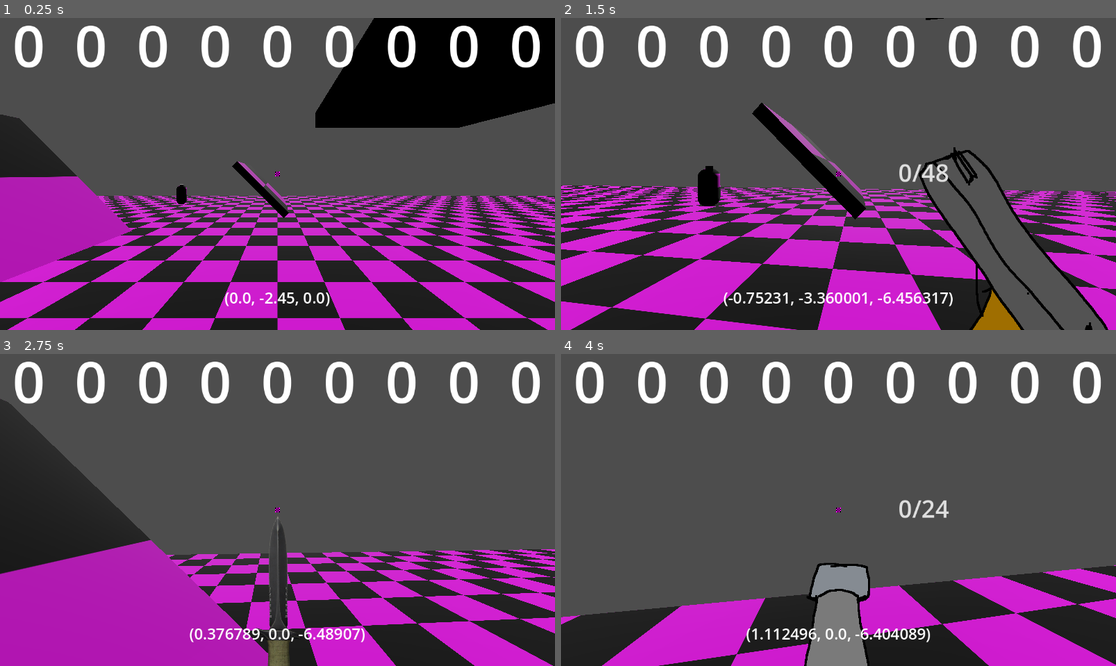
Above: before the commit, frames 1-4 (two rows, left to right).
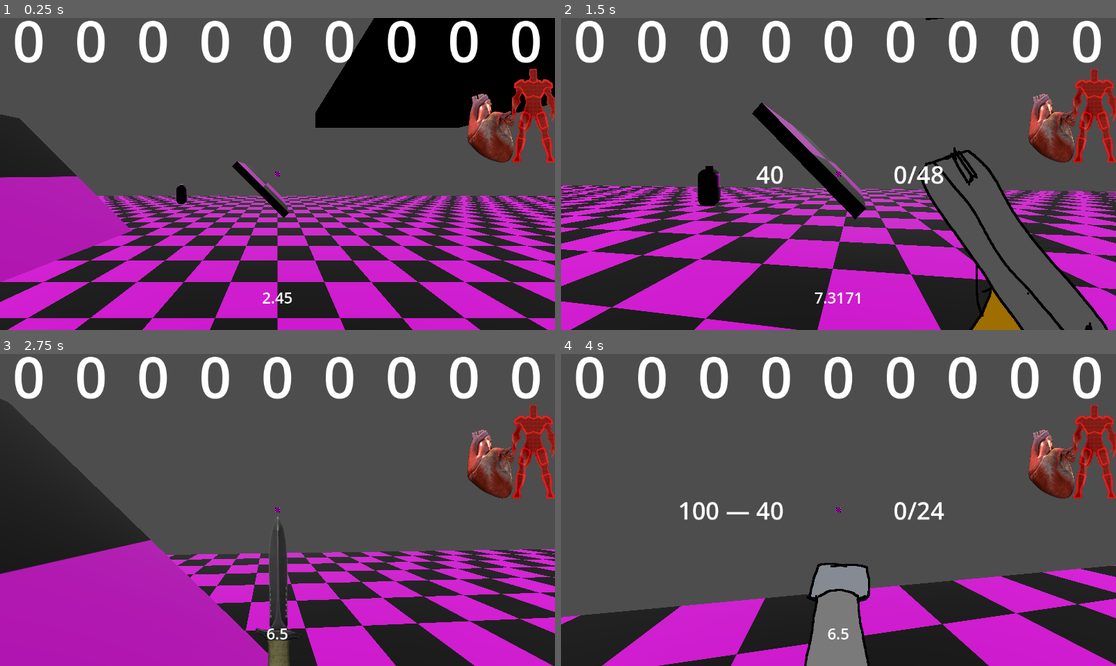
Above: after the commit, the same moments.

Repository: SPSE-Zochova-2627-4c/Henyig_Bilions
Game: Godot game, scene res://scenes/map_1.tscn
The game is run twice, just before and just after one commit, with the same random seed, the same clock (stepped at 60 frames per second) and the same inputs.
Inputs (mouse positions are in pixels of both pictures, inside the frame that each line leads up to):
- Up to frame 1 (0.25 s): no input
- Up to frame 2 (1.5 s): move the mouse to (866, 174) at 0.52 s; hold 1 (1) 0.53-1.28 s; hold W (forward) from 0.53 s (still down); tap Space (jump) at 0.77 s; tap 2 (2) at 0.8, 1.35 s; move the mouse to (810, 174) at 1.27 s
- Up to frame 3 (2.75 s): keep holding W (forward); tap Space (jump) at 1.52 s; tap 3 (3) at 1.55 s; move the mouse to (288, 503) at 2.02 s; hold 3 (3) from 2.03 s (still down); tap 1 (1) at 2.3 s
- Up to frame 4 (4 s): keep holding W (forward); move the mouse to (832, 516) at 2.77 s; release 3 (3) at 2.78 s; tap 1 (1) at 2.85 s; tap Space (jump) at 3.02, 3.77 s; tap 2 (2) at 3.05 s; move the mouse to (877, 513) at 3.52 s; hold 2 (2) from 3.53 s (still down); tap 3 (3) at 3.8 s

The runs differ from the first frame. In frame 1, 5.5% of the frame differs, in the area x 2-100%, y 0-93%; in frame 2, 6.3%; in frame 3, 5.7%; in frame 4, 6.5%.

Commit message:
fixxed

Diff:
--- a/scenes/enemies/walker.tscn
+++ b/scenes/enemies/rocketeer.tscn
@@ -1,14 +1,14 @@
 [gd_scene format=3 uid="uid://cs7jpjbh4e1gh"]
 
-[ext_resource type="Script" uid="uid://bo34frlqdtto6" path="res://scripts/enemies/walker.gd" id="1_gl10n"]
-[ext_resource type="Texture2D" uid="uid://cwld5lao4a1ym" path="res://art/texture1.png" id="2_rdvt3"]
-[ext_resource type="PackedScene" uid="uid://ka66m5d4whxi" path="res://scenes/enemies/rpg_spawn_point.tscn" id="3_67ber"]
+[ext_resource type="Script" uid="uid://bo34frlqdtto6" path="res://scripts/enemies/rocketeer.gd" id="1_76d5w"]
+[ext_resource type="Texture2D" uid="uid://cwld5lao4a1ym" path="res://art/texture1.png" id="2_ft0tu"]
+[ext_resource type="PackedScene" uid="uid://ka66m5d4whxi" path="res://scenes/enemies/rpg_spawn_point.tscn" id="3_sms6f"]
 
 [sub_resource type="CapsuleShape3D" id="CapsuleShape3D_a0lpg"]
 height = 2.2
 
 [sub_resource type="StandardMaterial3D" id="StandardMaterial3D_bgxja"]
-albedo_texture = ExtResource("2_rdvt3")
+albedo_texture = ExtResource("2_ft0tu")
 
 [sub_resource type="CapsuleMesh" id="CapsuleMesh_irn3l"]
 height = 2.2
@@ -16,10 +16,10 @@
 [sub_resource type="BoxMesh" id="BoxMesh_2jm2j"]
 size = Vector3(0.3, 0.3, 0.3)
 
-[node name="Walker" type="CharacterBody3D" unique_id=414510723]
-collision_layer = 3
-collision_mask = 3
-script = ExtResource("1_gl10n")
+[node name="Rocketeer" type="CharacterBody3D" unique_id=414510723]
+collision_layer = 7
+collision_mask = 7
+script = ExtResource("1_76d5w")
 
 [node name="CollisionShape3D" type="CollisionShape3D" parent="." unique_id=2096307105]
 shape = SubResource("CapsuleShape3D_a0lpg")
@@ -47,13 +47,13 @@
 [node name="NavigationAgent3D" type="NavigationAgent3D" parent="." unique_id=116302317]
 avoidance_enabled = true
 height = 2.2
-radius = 0.8
+radius = 1.0
 
 [node name="MeshInstance3D" type="MeshInstance3D" parent="." unique_id=265364486]
 transform = Transform3D(1, 0, 0, 0, 1, 0, 0, 0, 1, 0, 1.0416346, -0.32926655)
 mesh = SubResource("BoxMesh_2jm2j")
 
-[node name="RPGSpawnPoint" parent="." unique_id=31049790 instance=ExtResource("3_67ber")]
+[node name="RPGSpawnPoint" parent="." unique_id=31049790 instance=ExtResource("3_sms6f")]
 transform = Transform3D(1, 0, 0, 0, 1, 0, 0, 0, 1, 0, 0.4, -1)
 
 [connection signal="timeout" from="Timer" to="." method="_on_timer_timeout"]
--- a/scenes/enemies/zombie.tscn
+++ b/scenes/enemies/zombie.tscn
@@ -17,8 +17,8 @@
 size = Vector3(0.3, 0.3, 0.3)
 
 [node name="Zombie" type="CharacterBody3D" unique_id=414510723]
-collision_layer = 3
-collision_mask = 3
+collision_layer = 7
+collision_mask = 7
 script = ExtResource("1_rdvt3")
 
 [node name="CollisionShape3D" type="CollisionShape3D" parent="." unique_id=2096307105]
--- a/scenes/map_1.tscn
+++ b/scenes/map_1.tscn
@@ -4,7 +4,7 @@
 [ext_resource type="PackedScene" uid="uid://cm4xai5es7y8c" path="res://scenes/player/player.tscn" id="1_k1nnb"]
 [ext_resource type="Texture2D" uid="uid://cwld5lao4a1ym" path="res://art/texture1.png" id="1_sxjc7"]
 [ext_resource type="PackedScene" uid="uid://dlus8k5iwdxf4" path="res://scenes/wall.tscn" id="5_0dnla"]
-[ext_resource type="PackedScene" uid="uid://cs7jpjbh4e1gh" path="res://scenes/enemies/walker.tscn" id="6_k075t"]
+[ext_resource type="PackedScene" uid="uid://cs7jpjbh4e1gh" path="res://scenes/enemies/rocketeer.tscn" id="6_k075t"]
 [ext_resource type="PackedScene" uid="uid://ba0u6t6pv8lqo" path="res://scenes/enemies/zombie.tscn" id="6_nfx0i"]
 
 [sub_resource type="NavigationMesh" id="NavigationMesh_k075t"]
@@ -38,8 +38,8 @@
 navigation_mesh = SubResource("NavigationMesh_k075t")
 
 [node name="Floor" type="StaticBody3D" parent="NavigationRegion3D" unique_id=34294834]
-collision_layer = 3
-collision_mask = 131
+collision_layer = 7
+collision_mask = 135
 
 [node name="CollisionShape3D" type="CollisionShape3D" parent="NavigationRegion3D/Floor" unique_id=553415242]
 shape = SubResource("BoxShape3D_d13yl")
--- a/scenes/player/pistol.tscn
+++ b/scenes/player/pistol.tscn
@@ -60,9 +60,7 @@
 "speed": 35.0
 }]
 
-[sub_resource type="StyleBoxEmpty" id="StyleBoxEmpty_wvp02"]
-
-[node name="Pistol" type="Control"]
+[node name="Pistol" type="Control" unique_id=10494228]
 layout_mode = 3
 anchors_preset = 15
 anchor_right = 1.0
@@ -71,27 +69,42 @@
 grow_vertical = 2
 script = ExtResource("1_igbvm")
 
-[node name="gun" type="AnimatedSprite2D" parent="."]
+[node name="gun" type="AnimatedSprite2D" parent="." unique_id=1014111467]
 position = Vector2(943.5, 453.6)
 scale = Vector2(0.6, 0.6)
 sprite_frames = SubResource("SpriteFrames_1r6mc")
 animation = &"shoot"
 autoplay = "idle"
 
-[node name="TextEdit" type="TextEdit" parent="."]
-z_index = 1
+[node name="DamageLabel" type="Label" parent="." unique_id=606394693]
 layout_mode = 1
 anchors_preset = 8
 anchor_left = 0.5
 anchor_top = 0.5
 anchor_right = 0.5
 anchor_bottom = 0.5
-offset_left = 124.0
-offset_top = -41.75
-offset_right = 437.0
-offset_bottom = 41.75
+offset_left = -553.0
+offset_top = -34.5
+offset_right = -114.0
+offset_bottom = 34.5
 grow_horizontal = 2
 grow_vertical = 2
 theme_override_font_sizes/font_size = 50
-theme_override_styles/normal = SubResource("StyleBoxEmpty_wvp02")
-placeholder_text = "8/40"
+text = "30"
+horizontal_alignment = 2
+
+[node name="AmmoLabel" type="Label" parent="." unique_id=1286463636]
+layout_mode = 1
+anchors_preset = 8
+anchor_left = 0.5
+anchor_top = 0.5
+anchor_right = 0.5
+anchor_bottom = 0.5
+offset_left = 114.0
+offset_top = -34.5
+offset_right = 469.0
+offset_bottom = 34.5
+grow_horizontal = 2
+grow_vertical = 2
+theme_override_font_sizes/font_size = 50
+text = "8/32"
--- a/scenes/player/player.tscn
+++ b/scenes/player/player.tscn
@@ -4,6 +4,16 @@
 [ext_resource type="Script" uid="uid://di0aljms2mu7i" path="res://scripts/player/canvas_layer.gd" id="2_lvxji"]
 [ext_resource type="Texture2D" uid="uid://cwld5lao4a1ym" path="res://art/texture1.png" id="3_75vfm"]
 [ext_resource type="AudioStream" uid="uid://corjltxxtv4ge" path="res://sound/ding.mp3" id="4_0owmy"]
+[ext_resource type="Texture2D" uid="uid://dilbgea7q1c6h" path="res://art/heart_frames/heart_0000.png" id="4_fm80t"]
+[ext_resource type="Texture2D" uid="uid://bferq2byo03j5" path="res://art/heart_frames/heart_0001.png" id="5_gx1jg"]
+[ext_resource type="Texture2D" uid="uid://irlauonuxua4" path="res://art/heart_frames/heart_0002.png" id="6_ugbui"]
+[ext_resource type="Texture2D" uid="uid://b4svqogl5f0sw" path="res://art/heart_frames/heart_0003.png" id="7_fcs02"]
+[ext_resource type="Texture2D" uid="uid://blyjp6i38edtb" path="res://art/heart_frames/heart_0004.png" id="8_myrg7"]
+[ext_resource type="Texture2D" uid="uid://ct3ib0njww0w7" path="res://art/heart_frames/heart_0005.png" id="9_kvlxm"]
+[ext_resource type="Texture2D" uid="uid://dq54winak2dhk" path="res://art/heart_frames/heart_0006.png" id="10_uf5tr"]
+[ext_resource type="Texture2D" uid="uid://mtxi7mjn5k8h" path="res://art/heart_frames/heart_0007.png" id="11_lgqa7"]
+[ext_resource type="Texture2D" uid="uid://cvssfhxshcqo8" path="res://art/man_bar/grey_man.png" id="12_ugbui"]
+[ext_resource type="Texture2D" uid="uid://be0yxg55qkmby" path="res://art/man_bar/red_man.png" id="13_fcs02"]
 
 [sub_resource type="CapsuleShape3D" id="CapsuleShape3D_65nyi"]
 height = 2.2
@@ -17,12 +27,43 @@
 [sub_resource type="LabelSettings" id="LabelSettings_lvxji"]
 font_size = 118
 
+[sub_resource type="SpriteFrames" id="SpriteFrames_8ydkj"]
+animations = [{
+"frames": [{
+"duration": 1.0,
+"texture": ExtResource("4_fm80t")
+}, {
+"duration": 1.0,
+"texture": ExtResource("5_gx1jg")
+}, {
+"duration": 1.0,
+"texture": ExtResource("6_ugbui")
+}, {
+"duration": 1.0,
+"texture": ExtResource("7_fcs02")
+}, {
+"duration": 1.0,
+"texture": ExtResource("8_myrg7")
+}, {
+"duration": 1.0,
+"texture": ExtResource("9_kvlxm")
+}, {
+"duration": 1.0,
+"texture": ExtResource("10_uf5tr")
+}, {
+"duration": 6.0,
+"texture": ExtResource("11_lgqa7")
+}],
+"loop": true,
+"name": &"default",
+"speed": 15.0
+}]
+
 [sub_resource type="BoxShape3D" id="BoxShape3D_qhqgy"]
 size = Vector3(0.8, 0.4, 1)
 
 [node name="Player" type="CharacterBody3D" unique_id=1642852796]
-collision_layer = 3
-collision_mask = 3
+collision_layer = 9
 script = ExtResource("1_lvxji")
 
 [node name="CollisionShape3D" type="CollisionShape3D" parent="." unique_id=417179454]
@@ -48,7 +89,7 @@
 offset_bottom = -45.0
 grow_horizontal = 2
 grow_vertical = 0
-text = "214"
+text = "6.5"
 label_settings = SubResource("LabelSettings_gmlin")
 horizontal_alignment = 1
 
@@ -73,11 +114,34 @@
 [node name="Score" type="Label" parent="Camera3D/CanvasLayer" unique_id=607843960]
 anchors_preset = 10
 anchor_right = 1.0
-offset_top = -25.0
-offset_bottom = 137.0
+offset_top = -35.0
+offset_bottom = 127.0
 grow_horizontal = 2
+text = "0  0  0  0  0  0  0  0  0"
 label_settings = SubResource("LabelSettings_lvxji")
 horizontal_alignment = 1
+
+[node name="Heart" type="AnimatedSprite2D" parent="Camera3D/CanvasLayer" unique_id=2029565850]
+position = Vector2(1015, 230)
+scale = Vector2(0.6, 0.6)
+sprite_frames = SubResource("SpriteFrames_8ydkj")
+autoplay = "default"
+frame_progress = 0.09473715
+
+[node name="BloodLevel" type="TextureProgressBar" parent="Camera3D/CanvasLayer" unique_id=1053348681]
+anchors_preset = 1
+anchor_left = 1.0
+anchor_right = 1.0
+offset_left = -89.0
+offset_top = 105.0
+offset_right = -8.0
+offset_bottom = 283.0
+grow_horizontal = 0
+scale = Vector2(1.1, 1.1)
+value = 100.0
+fill_mode = 3
+texture_under = ExtResource("12_ugbui")
+texture_progress = ExtResource("13_fcs02")
 
 [node name="Marker3D" type="Marker3D" parent="Camera3D" unique_id=1591165490]
 transform = Transform3D(1, 0, 0, 0, 1, 0, 0, 0, 1, 0, 0, -0.53362817)
@@ -86,7 +150,7 @@
 transform = Transform3D(1, 0, 0, 0, -8.742278e-06, -1, 0, 200, -4.371139e-08, 0, 0, 0)
 
 [node name="RocketSpawn" type="Node3D" parent="Camera3D/Marker3D" unique_id=1680331503]
-transform = Transform3D(1, 0, 0, 0, 1, 0, 0, 0, 1, 0, 0, -0.6)
+transform = Transform3D(1, 0, 0, 0, 1, 0, 0, 0, 1, 0, 0, -0.0011835098)
 
 [node name="Area3D" type="Area3D" parent="Camera3D" unique_id=199899427]
 
@@ -96,5 +160,3 @@
 
 [node name="AudioStreamPlayer" type="AudioStreamPlayer" parent="." unique_id=1719662676]
 stream = ExtResource("4_0owmy")
-
-[node name="shit" type="Node3D" parent="." unique_id=157352208]
--- a/scenes/player/rpg.tscn
+++ b/scenes/player/rpg.tscn
@@ -54,7 +54,7 @@
 
 [sub_resource type="StyleBoxEmpty" id="StyleBoxEmpty_qith2"]
 
-[node name="RPG" type="Control"]
+[node name="RPG" type="Control" unique_id=576031147]
 layout_mode = 3
 anchors_preset = 8
 anchor_left = 0.5
@@ -67,7 +67,7 @@
 size_flags_vertical = 4
 script = ExtResource("1_qith2")
 
-[node name="gun" type="AnimatedSprite2D" parent="."]
+[node name="gun" type="AnimatedSprite2D" parent="." unique_id=830083061]
 position = Vector2(0, 207)
 scale = Vector2(0.6, 0.6)
 sprite_frames = SubResource("SpriteFrames_fewuk")
@@ -76,7 +76,8 @@
 frame = 5
 frame_progress = 1.0
 
-[node name="TextEdit" type="TextEdit" parent="."]
+[node name="TextEdit" type="TextEdit" parent="." unique_id=256624675]
+visible = false
 z_index = 1
 layout_mode = 1
 offset_left = 124.0
@@ -86,3 +87,36 @@
 theme_override_font_sizes/font_size = 50
 theme_override_styles/normal = SubResource("StyleBoxEmpty_qith2")
 placeholder_text = "8/40"
+
+[node name="DamageLabel" type="Label" parent="." unique_id=1007585987]
+layout_mode = 1
+anchors_preset = 8
+anchor_left = 0.5
+anchor_top = 0.5
+anchor_right = 0.5
+anchor_bottom = 0.5
+offset_left = -557.0
+offset_top = -34.5
+offset_right = -114.0
+offset_bottom = 34.5
+grow_horizontal = 2
+grow_vertical = 2
+theme_override_font_sizes/font_size = 50
+text = "100 — 20"
+horizontal_alignment = 2
+
+[node name="AmmoLabel" type="Label" parent="." unique_id=220945742]
+layout_mode = 1
+anchors_preset = 8
+anchor_left = 0.5
+anchor_top = 0.5
+anchor_right = 0.5
+anchor_bottom = 0.5
+offset_left = 114.0
+offset_top = -34.5
+offset_right = 338.0
+offset_bottom = 34.5
+grow_horizontal = 2
+grow_vertical = 2
+theme_override_font_sizes/font_size = 50
+text = "4/30"
--- a/scenes/projectile.tscn
+++ b/scenes/projectile.tscn
@@ -17,8 +17,10 @@
 [sub_resource type="SphereMesh" id="SphereMesh_6q2a6"]
 
 [node name="Projectile" type="RigidBody3D" unique_id=617839881]
+collision_layer = 4
+collision_mask = 4
 script = ExtResource("1_c8fcr")
-speed = 12.0
+speed = 20.0
 
 [node name="CollisionShape3D" type="CollisionShape3D" parent="." unique_id=1277485546]
 transform = Transform3D(0.2, 0, 0, 0, -8.742278e-09, -0.2, 0, 0.2, -8.742278e-09, 0, 0, 0)
--- a/scenes/wall.tscn
+++ b/scenes/wall.tscn
@@ -11,14 +11,14 @@
 [sub_resource type="BoxMesh" id="BoxMesh_tdtm6"]
 size = Vector3(1, 10, 10)
 
-[node name="wall" type="StaticBody3D" groups=["wall"]]
-collision_layer = 3
-collision_mask = 131
+[node name="wall" type="StaticBody3D" unique_id=875301300 groups=["wall"]]
+collision_layer = 7
+collision_mask = 135
 
-[node name="CollisionShape3D" type="CollisionShape3D" parent="."]
+[node name="CollisionShape3D" type="CollisionShape3D" parent="." unique_id=553457657]
 shape = SubResource("BoxShape3D_2ktk7")
 
-[node name="MeshInstance3D" type="MeshInstance3D" parent="CollisionShape3D"]
+[node name="MeshInstance3D" type="MeshInstance3D" parent="CollisionShape3D" unique_id=503931765]
 layers = 129
 material_override = SubResource("StandardMaterial3D_e00m8")
 mesh = SubResource("BoxMesh_tdtm6")
--- a/scripts/enemies/walker.gd
+++ b/scripts/enemies/rocketeer.gd
@@ -9,6 +9,7 @@
 var gravity = ProjectSettings.get_setting("physics/3d/default_gravity")
 const BLOOD_STREAM = preload("uid://c80pdwpxa1lr7")
 var bleed_threshold = {140:true,120:true,80:true,40:true}
+var move = true
 
 @onready var external_force = false
 @onready var target = get_tree().get_root().get_node("World").get_node("Player")
@@ -22,9 +23,21 @@
 
 
 @onready var tt = 0
+@onready var time_after_stopping = 0
+
+func clear_to_fire():
+	var space_state = get_world_3d().direct_space_state
+	var query = PhysicsRayQueryParameters3D.create(self.global_position,target.global_position)
+	var result = space_state.intersect_ray(query)
+
+	if not result.is_empty() and result.collider == target:
+		return true
+	return false
+
 func _physics_process(delta):
 	tt += delta
-	if tt >= 5:
+	time_after_stopping += delta
+	if tt >= 5 and not move and clear_to_fire() and time_after_stopping > 3:
 		$RPGSpawnPoint.spawn_rocket()
 		tt = 0
 	look_at(Vector3(target.global_position.x,self.global_position.y,target.global_position.z))
@@ -100,9 +113,18 @@
 	external_force = true
 
 func setpath():
-	navigation_agent.target_position = target.global_position
-
-
+	if move:
+		if self.global_position.distance_to(target.global_position) > 15:
+			navigation_agent.target_position = target.global_position
+		elif clear_to_fire():
+			move = false
+			time_after_stopping = 0
+			navigation_agent.target_position = self.global_position
+		else:
+			navigation_agent.target_position = target.global_position
+	elif not move and self.global_position.distance_to(target.global_position) > 30 or not clear_to_fire():
+		move = true
+		navigation_agent.target_position = target.global_position
 
 
 func _on_timer_timeout() -> void:
--- a/scripts/enemies/rpg_spawn_point.gd
+++ b/scripts/enemies/rpg_spawn_point.gd
@@ -1,5 +1,5 @@
 extends Node3D
-@onready var player = get_tree().get_root().get_node("World").get_node("Player").get_node("shit")
+@onready var player = get_tree().get_root().get_node("World").get_node("Player")
 const projectile = preload("uid://cu2gewcpqmm25")
 @onready var guy: CharacterBody3D = $".."
 
@@ -7,6 +7,7 @@
 func spawn_rocket():
 	look_at(Vector3(player.global_position.x,player.global_position.y,player.global_position.z))
 	var p = projectile.instantiate()
+	p.change_col()
 	p.position = global_position
 	p.rotation = global_rotation
 	guy.add_sibling(p)
--- a/scripts/enemies/zombie.gd
+++ b/scripts/enemies/zombie.gd
@@ -4,6 +4,7 @@
 @export var explosion_dramaticism: float = 2
 @export var SPEED = 4
 @export var JUMP_SPEED = 4
+
 var gravity = ProjectSettings.get_setting("physics/3d/default_gravity")
 const BLOOD_STREAM = preload("uid://c80pdwpxa1lr7")
 var bleed_threshold = {140:true,120:true,80:true,40:true}
@@ -24,6 +25,7 @@
 	look_at(Vector3(target.global_position.x,self.global_position.y,target.global_position.z))
 
 	if hp <= 0:
+		target.SCORE += 5
 		queue_free()
 
 	if external_force:
--- a/scripts/player/canvas_layer.gd
+++ b/scripts/player/canvas_layer.gd
@@ -1,21 +1,27 @@
 extends CanvasLayer
 @onready var player: CharacterBody3D = $"../.."
 @onready var speed: Label = $Speed
-@onready var SCORE: int = 0
 @onready var Score: Label = $Score
+@onready var heart: AnimatedSprite2D = $Heart
+@onready var blood_level: TextureProgressBar = $BloodLevel
 
-# Called when the node enters the scene tree for the first time.
-func _ready() -> void:
-	pass # Replace with function body.
+
+
+
 
 
 # Called every frame. 'delta' is the elapsed time since the previous frame.
-func _process(delta: float) -> void:
-	speed.text = str(player.velocity)
+func _process(_delta: float) -> void:
+	blood_level.value = player.hp/5
+	var player_speed = sqrt(player.velocity.x**2+player.velocity.y**2+player.velocity.z**2)
+	speed.text = str(snapped(player_speed,0.0001))
+
+
+
 	var score = ""
-	for i in range(9-len(str(SCORE))):
+	for i in range(9-len(str(player.SCORE))):
 		score += "0  "
-	for i in str(SCORE):
+	for i in str(player.SCORE):
 		score += i
 		score += "  "
 	score = score.rstrip(" ")
--- a/scripts/player/pistol.gd
+++ b/scripts/player/pistol.gd
@@ -11,7 +11,8 @@
 @onready var player: CharacterBody3D = $"../../.."
 @onready var ray_cast_3d: RayCast3D = $"../../Marker3D/RayCast3D"
 @onready var gun: AnimatedSprite2D = $gun
-@onready var text_edit: TextEdit = $TextEdit
+@onready var ammo_label: Label = $AmmoLabel
+@onready var damage_label: Label = $DamageLabel
 
 
 var time = 0
@@ -23,7 +24,8 @@
 
 
 func _process(delta: float) -> void:
-	text_edit.text = str(player.pistol_clip,"/",player.pistol_ammo)
+	ammo_label.text = str(player.pistol_clip,"/",player.pistol_ammo)
+	damage_label.text = str(hitscn_dmg)
 	if Input.is_action_pressed("left_click") and not shoot:
 		if player.pistol_clip > 0:
 			start = false
--- a/scripts/player/player.gd
+++ b/scripts/player/player.gd
@@ -7,6 +7,7 @@
 
 @onready var canvas_layer: CanvasLayer = $Camera3D/CanvasLayer
 @export var hitscn_dmg: int = 40
+@onready var SCORE: int = 0
 
 @onready var audio_stream_player: AudioStreamPlayer = $AudioStreamPlayer
 @onready var camera_3d: Camera3D = $Camera3D
@@ -16,7 +17,6 @@
 
 var SPEED = 6.5
 const JUMP_VELOCITY = 3.5
-@export var JUMP_SPEED = 6.5
 var ray_range = 2000
 var mouse_sensitivity = 0.002
 var gravity = ProjectSettings.get_setting("physics/3d/default_gravity")
@@ -77,8 +77,8 @@
 		velocity.x = move_toward(velocity.x, 0, 0.5)
 		velocity.z = move_toward(velocity.z, 0, 0.5)
 	elif direction:
-		velocity.x = move_toward(velocity.x, direction.x*JUMP_SPEED, delta*20)
-		velocity.z = move_toward(velocity.z, direction.z*JUMP_SPEED, delta*20)
+		velocity.x = move_toward(velocity.x, direction.x*SPEED, delta*20)
+		velocity.z = move_toward(velocity.z, direction.z*SPEED, delta*20)
 	move_and_slide()
 
 
--- a/scripts/player/rpg.gd
+++ b/scripts/player/rpg.gd
@@ -4,8 +4,10 @@
 @onready var player: CharacterBody3D = $"../../.."
 @onready var ray_cast_3d: RayCast3D = $"../../Marker3D/RayCast3D"
 @onready var rocket_spawn: Node3D = $"../../Marker3D/RocketSpawn"
-@onready var text_edit: TextEdit = $TextEdit
+
 @onready var gun: AnimatedSprite2D = $gun
+@onready var damage_label: Label = $DamageLabel
+@onready var ammo_label: Label = $AmmoLabel
 
 
 
@@ -15,6 +17,8 @@
 var start = false
 var shoot = false
 var cur_shoot_time = 0
+var min_dmg = 40
+var max_dmg = 100
 
 
 
@@ -22,7 +26,8 @@
 
 # Called every frame. 'delta' is the elapsed time since the previous frame.
 func _process(delta: float) -> void:
-	text_edit.text = str(player.rpg_clip,"/",player.rpg_ammo)
+	ammo_label.text = str(player.rpg_clip,"/",player.rpg_ammo)
+	damage_label.text = str(max_dmg," — ", min_dmg)
 
 	if Input.is_action_pressed("left_click") and not shoot:
 		if player.rpg_clip > 0:
@@ -59,6 +64,7 @@
 
 func shoot_projectile():
 	var p = projectile.instantiate()
+
 	p.position = rocket_spawn.global_position
 	p.rotation = rocket_spawn.global_rotation
 	add_sibling(p)
--- a/scripts/projectile.gd
+++ b/scripts/projectile.gd
@@ -6,14 +6,19 @@
 @onready var expl_area: Area3D = $ExplArea
 @onready var collision_shape_3d: CollisionShape3D = $ExplArea/CollisionShape3D
 @export var max_expl_dmg: float = 100
+@export var min_expl_dmg: float = 40
 
 var repeat = false
 var exploding = false
 var applied = []
-var remaining_time := 0.2
+#var remaining_time := 0.2
 var expansion_speed := 30.0
-var dmg_falloff_speed := 300.0
+var dmg_falloff_speed := max_expl_dmg*3
 
+func change_col():
+	set_collision_layer_value(1,true)
+	set_collision_mask_value(1,true)
+	$HitArea.set_collision_mask_value(4,true)
 
 
 func _process(delta: float) -> void:
@@ -32,12 +37,13 @@
 			var space_state = get_world_3d().direct_space_state
 			var query = PhysicsRayQueryParameters3D.create(self.global_position, body.global_position)
 			var result = space_state.intersect_ray(query)
-			if result.collider == body:
+			if not result:
+				body.damage(int(round(max_expl_dmg)),max_expl_dmg,self.global_position,false)
+			elif result.collider == body:
 				body.damage(int(round(max_expl_dmg)),max_expl_dmg,self.global_position,false)
 
 	max_expl_dmg -= dmg_falloff_speed * delta
-	remaining_time -= delta
-	if remaining_time <= 0:
+	if max_expl_dmg < min_expl_dmg:
 		queue_free()
 
 
Binary file removed: art/Heart_pumping.gif
Binary file added: art/heart_frames/heart_0000.png
Not shown, added: art/heart_frames/heart_0000.png.import
Binary file added: art/heart_frames/heart_0001.png
Not shown, added: art/heart_frames/heart_0001.png.import
Binary file added: art/heart_frames/heart_0002.png
Not shown, added: art/heart_frames/heart_0002.png.import
Binary file added: art/heart_frames/heart_0003.png
Not shown, added: art/heart_frames/heart_0003.png.import
Binary file added: art/heart_frames/heart_0004.png
Not shown, added: art/heart_frames/heart_0004.png.import
Binary file added: art/heart_frames/heart_0005.png
(and 12 more such lines)
